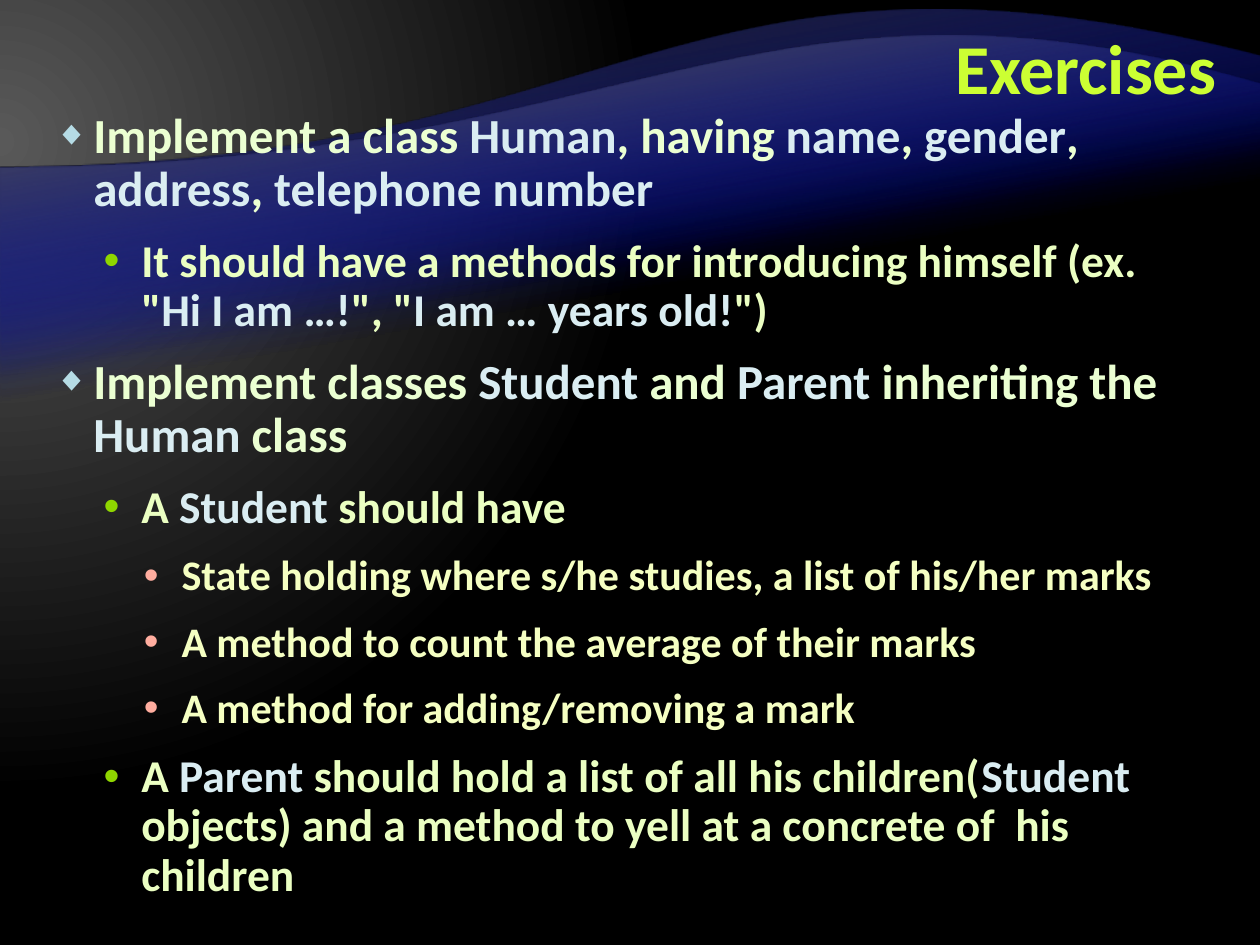
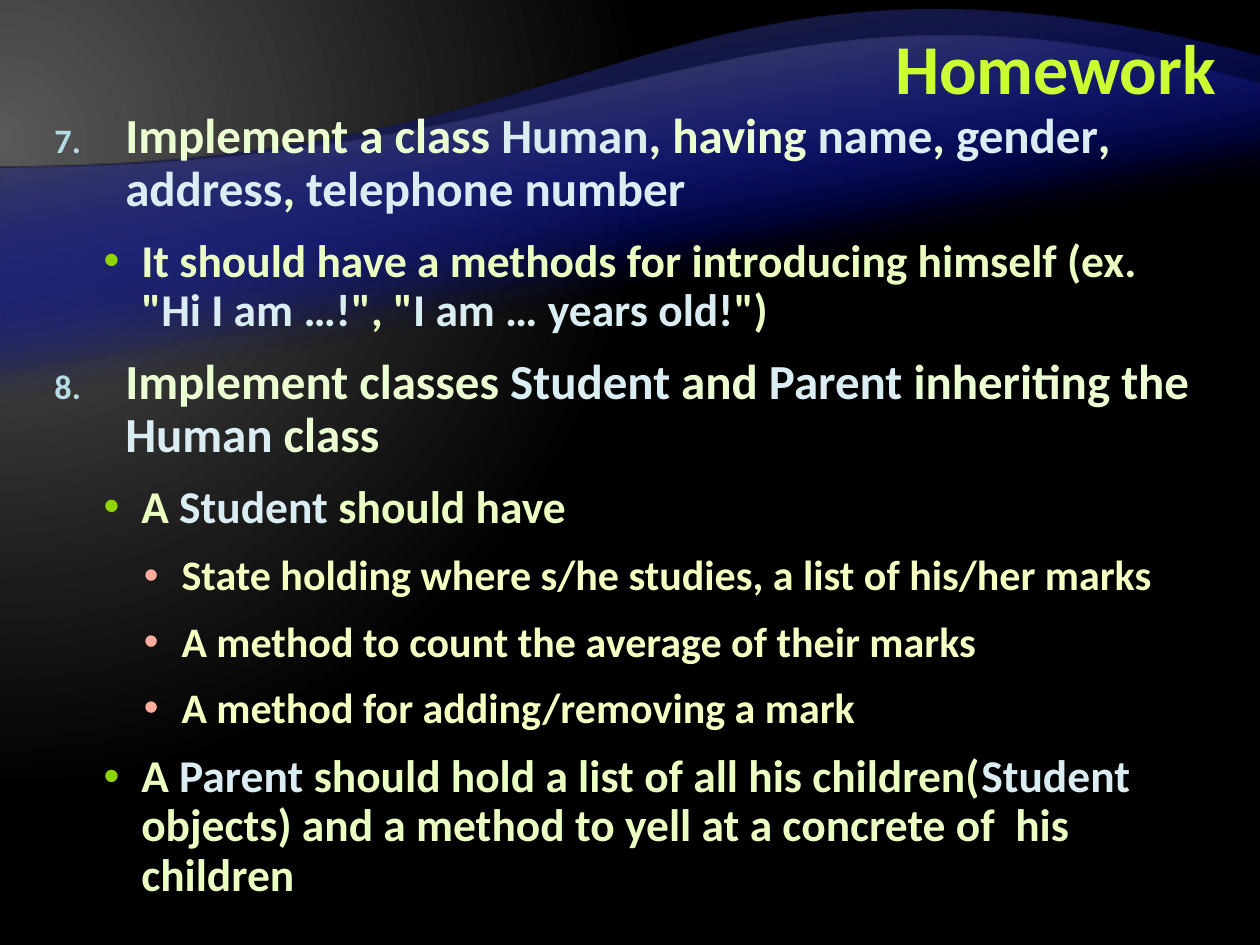
Before and after one commit to Lockheed01/aspnet-mvc-course, a slide deck: slide 17 of trunk/Lectures/9. JavaScript/Advanced-JavaScript.pptx. Drawn at 1260x945 pixels with LibreOffice and Linux fonts; fonts in the diff are those of the drawing; background and template pictures are left out. Boxes give left, top, right and bottom in pixels: in the first picture for what was removed or moved away, otherwise in the second. Text is boxed around its words. In the diff, an @@ line names an element or a change of style, - is before the commit and + after.

```diff
--- a/trunk/Lectures/9. JavaScript/Advanced-JavaScript.pptx
+++ b/trunk/Lectures/9. JavaScript/Advanced-JavaScript.pptx
@@ title at (895, 36, 1216, 95): text changed @@
-Exercises
+Homework
@@ text at (125, 113, 1189, 453): bullet ◆ to 1. @@
```
Also in this commit, not shown: 6 other files.
